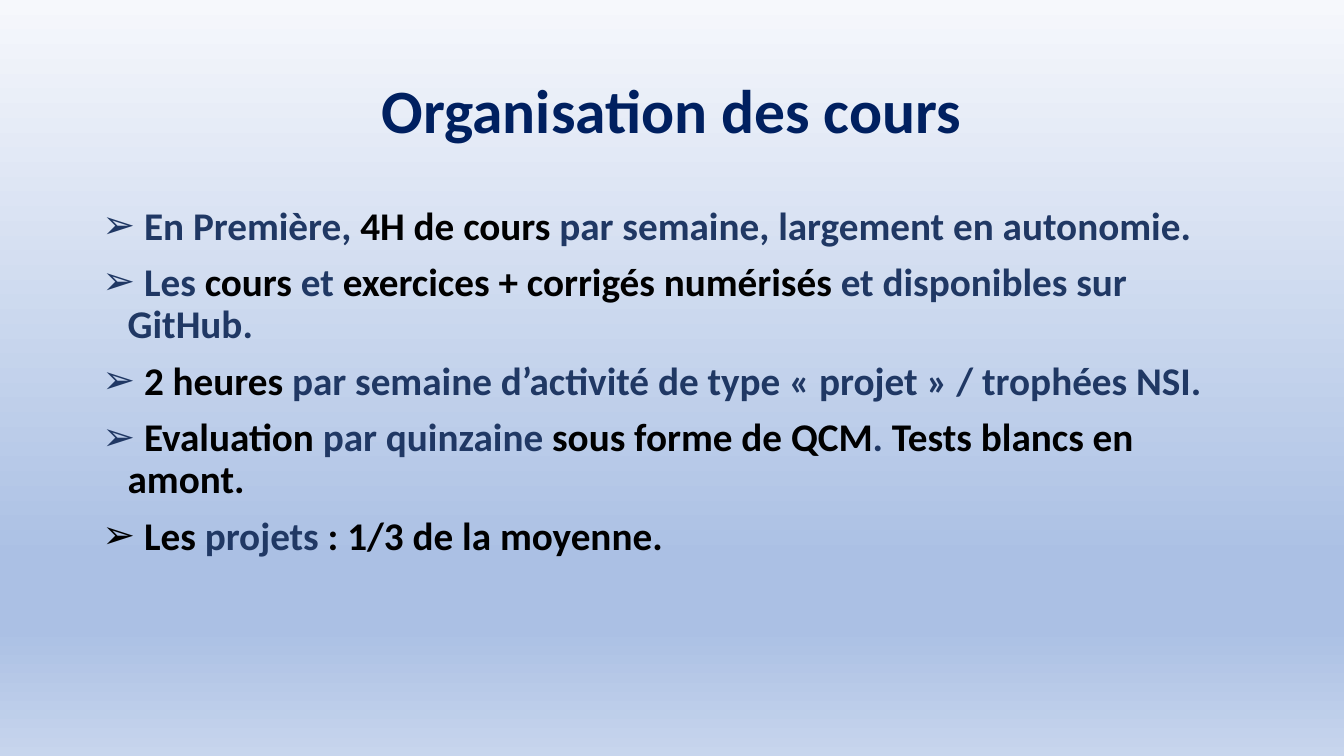
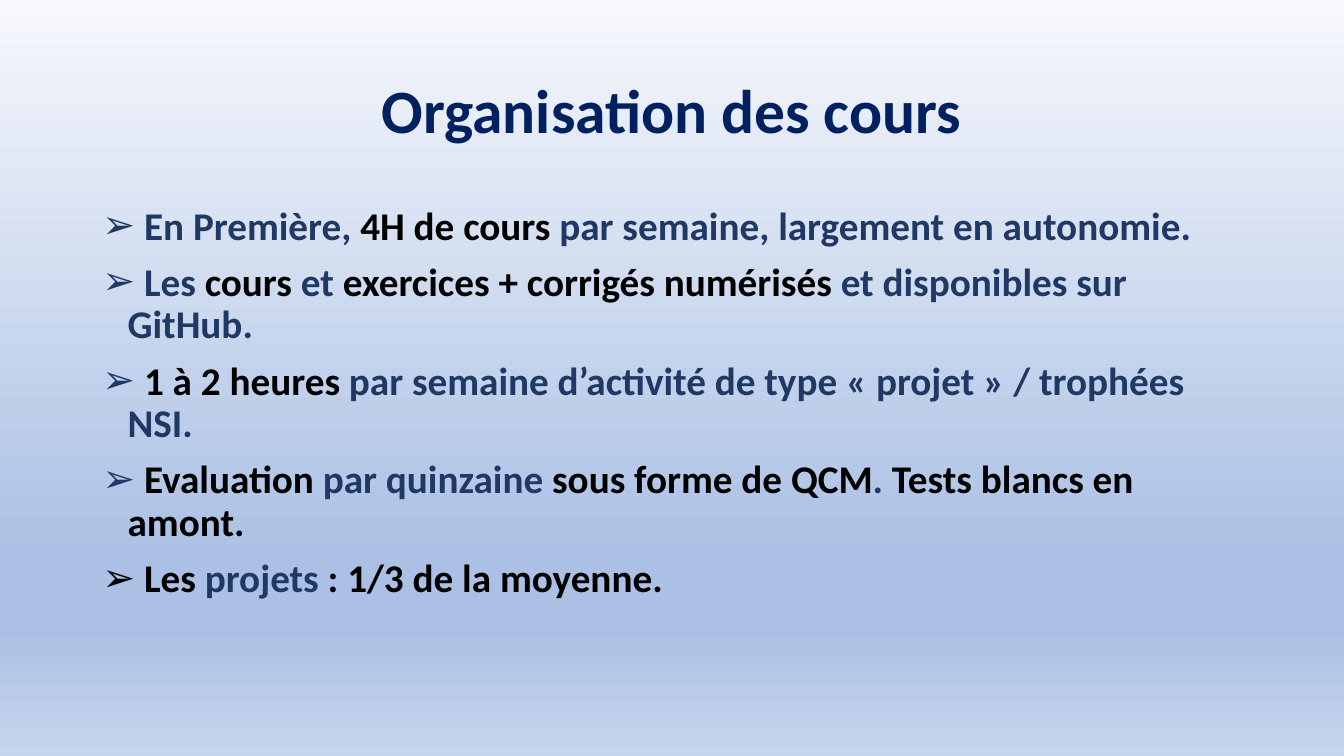
Before and after one commit to lmayer65/NSI_1, a slide deck: slide 7 of Présentation_NSI_Première.pptx. Drawn at 1344x756 pixels with LibreOffice and Linux fonts; fonts in the diff are those of the drawing. Boxes give left, top, right and bottom in pixels: in the first picture for what was removed or moved away, otherwise in the second. Text is boxed around its words. In the diff, an @@ line names an element or a change of style, - is before the commit and + after.

```diff
--- a/Présentation_NSI_Première.pptx
+++ b/Présentation_NSI_Première.pptx
@@ text at box(128, 366, 1184, 437): text changed @@
-➢ 2 heures par semaine d’activité de type « projet » / trophées NSI.
+➢ 1 à 2 heures par semaine d’activité de type « projet » / trophées NSI.
```
Also in this commit, not shown: 2 other slides changed, 1 slide removed, 1 other file.
